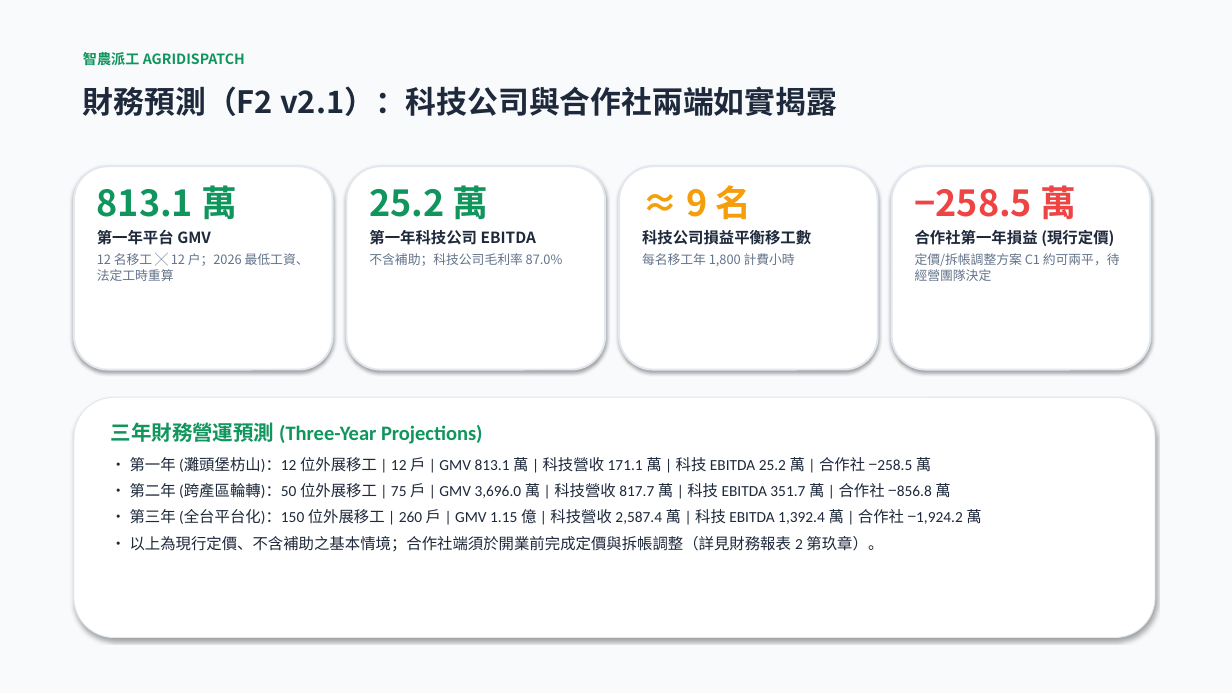
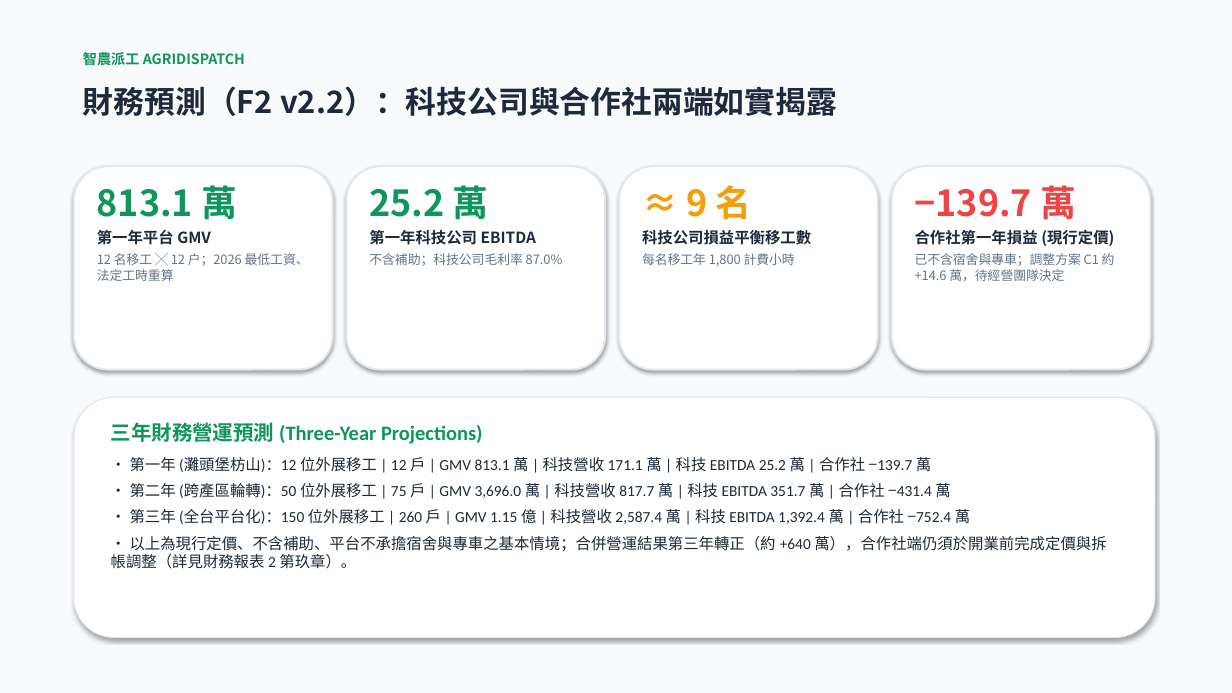
Before and after one commit to xx8888x/agridispatch, a slide deck: slide 7 of 06_簡報與路演Pitch/02_智農派工_Demo簡報_加速器Pitch.pptx. Drawn at 1232x693 pixels with LibreOffice and Linux fonts; fonts in the diff are those of the drawing. Boxes give left, top, right and bottom in pixels: in the first picture for what was removed or moved away, otherwise in the second. Text is boxed around its words. In the diff, an @@ line names an element or a change of style, - is before the commit and + after.

```diff
--- a/06_簡報與路演Pitch/02_智農派工_Demo簡報_加速器Pitch.pptx
+++ b/06_簡報與路演Pitch/02_智農派工_Demo簡報_加速器Pitch.pptx
@@ text at <box>83,86,837,116</box>: text changed @@
-財務預測（F2 v2.1）：科技公司與合作社兩端如實揭露
+財務預測（F2 v2.2）：科技公司與合作社兩端如實揭露
@@ text at <box>915,185,1076,220</box>: text changed @@
-−258.5 萬
+−139.7 萬
@@ text at <box>915,253,1115,281</box>: text changed @@
-定價/拆帳調整方案 C1 約可兩平，待經營團隊決定
+已不含宿舍與專車；調整方案 C1 約 +14.6 萬，待經營團隊決定
@@ text at <box>111,457,1106,569</box>: text changed @@
-• 第一年 (灘頭堡枋山)：12 位外展移工 | 12 戶 | GMV 813.1 萬 | 科技營收 171.1 萬 | 科技 EBITDA 25.2 萬 | 合作社 −258.5 萬
-• 第二年 (跨產區輪轉)：50 位外展移工 | 75 戶 | GMV 3,696.0 萬 | 科技營收 817.7 萬 | 科技 EBITDA 351.7 萬 | 合作社 −856.8 萬
-• 第三年 (全台平台化)：150 位外展移工 | 260 戶 | GMV 1.15 億 | 科技營收 2,587.4 萬 | 科技 EBITDA 1,392.4 萬 | 合作社 −1,924.2 萬
-• 以上為現行定價、不含補助之基本情境；合作社端須於開業前完成定價與拆帳調整（詳見財務報表 2 第玖章）。
+• 第一年 (灘頭堡枋山)：12 位外展移工 | 12 戶 | GMV 813.1 萬 | 科技營收 171.1 萬 | 科技 EBITDA 25.2 萬 | 合作社 −139.7 萬
+• 第二年 (跨產區輪轉)：50 位外展移工 | 75 戶 | GMV 3,696.0 萬 | 科技營收 817.7 萬 | 科技 EBITDA 351.7 萬 | 合作社 −431.4 萬
+• 第三年 (全台平台化)：150 位外展移工 | 260 戶 | GMV 1.15 億 | 科技營收 2,587.4 萬 | 科技 EBITDA 1,392.4 萬 | 合作社 −752.4 萬
+• 以上為現行定價、不含補助、平台不承擔宿舍與專車之基本情境；合併營運結果第三年轉正（約 +640 萬），合作社端仍須於開業前完成定價與拆帳調整（詳見財務報表 2 第玖章）。
```
Also in this commit, not shown: 2 other slides changed, 3 other files.
